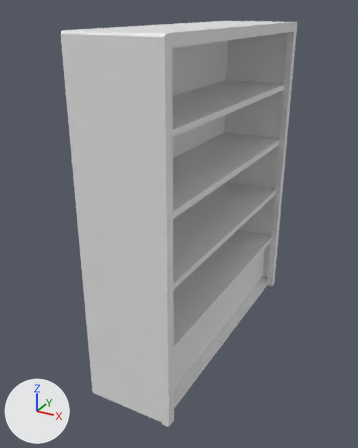
The FBX model Resources/ArtSharing/JuliaArt/Decorations/Bookshelves/Standard Bookshelf.fbx as it was, and as the next commit left it.
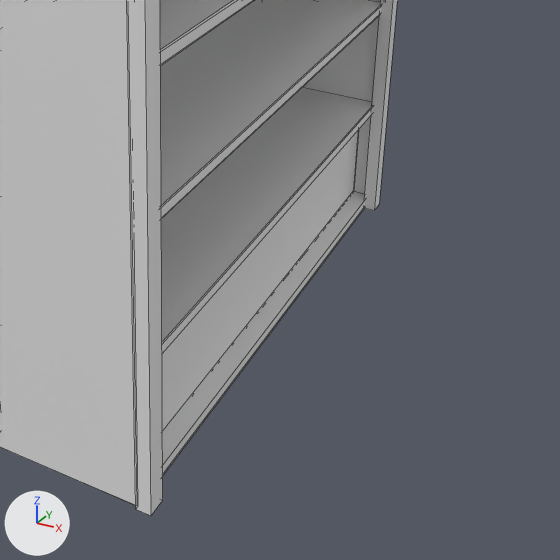
There are two pictures of each version: one whole from a 50 mm lens placed at (4.07, -4.61, 5.51), pointed at (0.45, 1.96, 2.22), one close up on the part from 28% to 100% of the width and 42% to 100% of the height. Lighting does not change. The marker at lower left points along +X, +Y and +Z. The first two pictures are the older version. The close-ups show mesh edges as thin lines.

The first close-up shows 'Bookshelf', 'Front', 'Plank'.
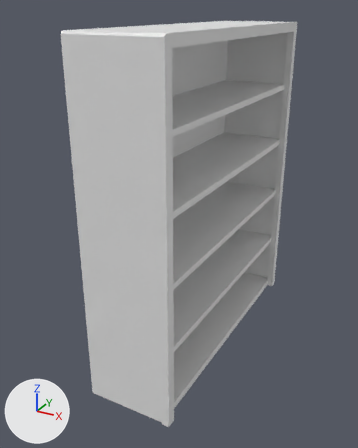
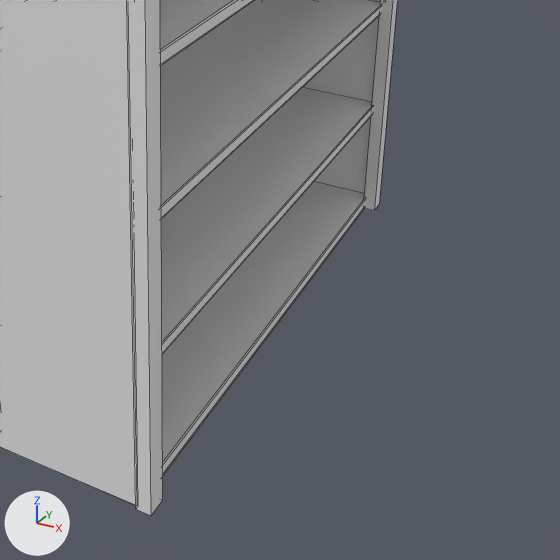
What differs and where, as boxes (x1, y1, x2, y2) in the close-ups (560 x 560 px):
'Plank', deleted
    before: (162, 131, 358, 432)

The change, as a diff of the scene's bpy script:
```diff
--- a/Resources/ArtSharing/JuliaArt/Decorations/Bookshelves/Standard Bookshelf.fbx.py
+++ b/Resources/ArtSharing/JuliaArt/Decorations/Bookshelves/Standard Bookshelf.fbx.py
@@ ob_plank @@
-ob_plank = bpy.data.objects.new('Plank', me_plane)
-ob_plank.location = (0.0, 0.0, 0.0)
```
